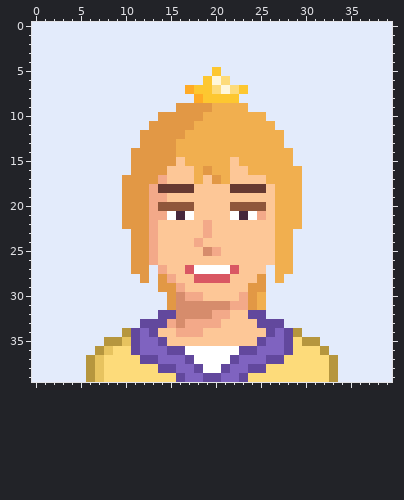
Pixel-art sprite: public/characters/c4-win.png. Above: the version before the commit.
The file is 400x400 pixels, drawn in blocks of 10x10; one block is one cell here.
New version:
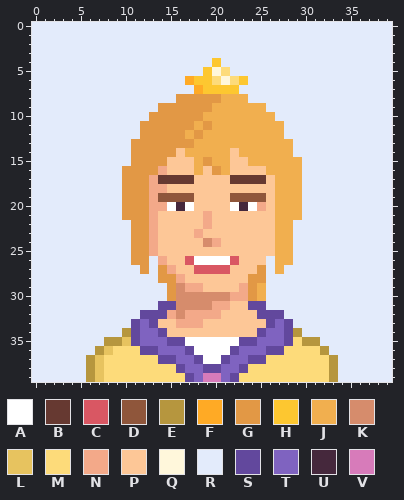
Palette (. is transparent): A #ffffff  B #663931  C #d95763  D #8f563b  E #b6963e  F #ffaa25  G #e29845  H #fdc730  J #f1af4f  K #d68c6c  L #e7c35f  M #fddb7a  N #f3a989  P #fdc797  Q #fff7db  R #e3ebfb  S #62489d  T #7f63c0  U #45283c  V #d77bba
Diff:
Changed rows in their new state; - is an unchanged pixel.
first column x 10:
 4 ----------H---------
 5 ---------HQM--------
 6 -------FH-MQMH------
 7 -------RF-HHHR------
 8 ------GGGGGJJJ------
 9 ----GG--------JJ----
10 ---G------------J---
11 --G------G-------J--
12 --------G-----------
13 -G----GG----------J-
14 ------P-----P-------
15 -----P-P-G---P-----J
16 G---N----PG---PP----
17 ---NBBBBP-PPBBBBP---
18 ----NPPP----PPPP----
19 ----DDDD----DDDD----
20 ----NAUA----AUAN----
21 ----PPPP-N--PPPP----
22 R------------------R
23 --------NP----------
24 --------PKN---------
25 ---------PP---------
26 ---RN--CAAAAC---R---
27 -R--GN-PCCCCP--G--R-
28 --R--GN-PPPP--G--R--
29 ----R-KNN----N-J----
30 -------KKKKKN-------
31 ----SS----NNPPSS----
32 --SS-N-NNN-P--P-SS--
33 -ST-PPN--PP----P-TS-
34 ---TS-PPP------ST---
35 ----TSSAAAAAASST----
36 -MSS-TTS----STT-SSM-
37 --MMSS-TS--ST-SSMM--
38 ----MMS-TSST-SMM----
39 ------MS-VV-SM------
